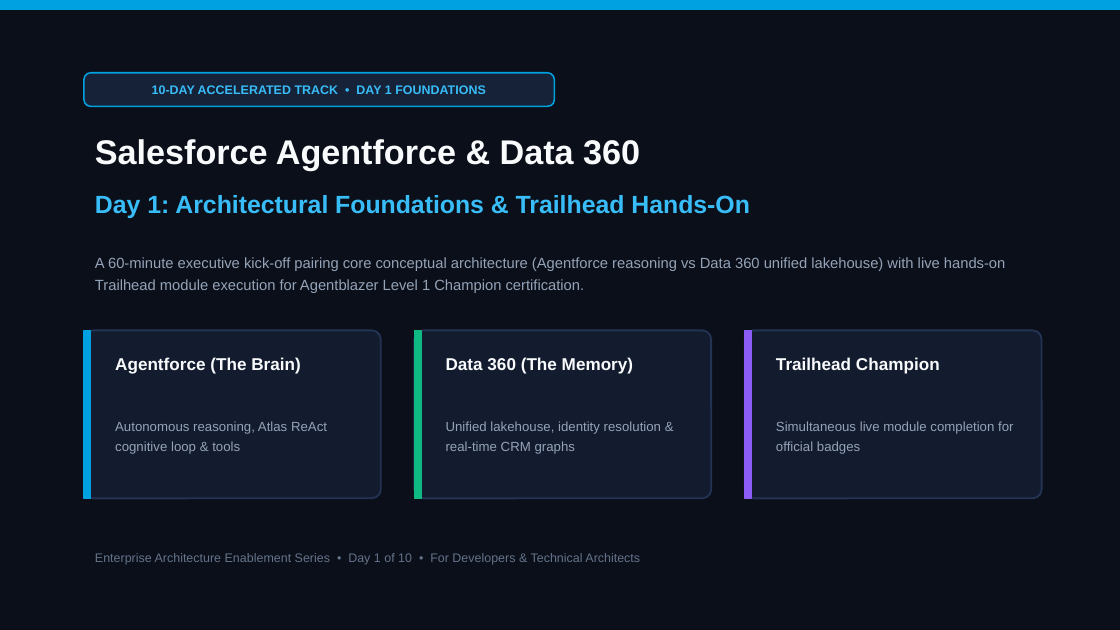
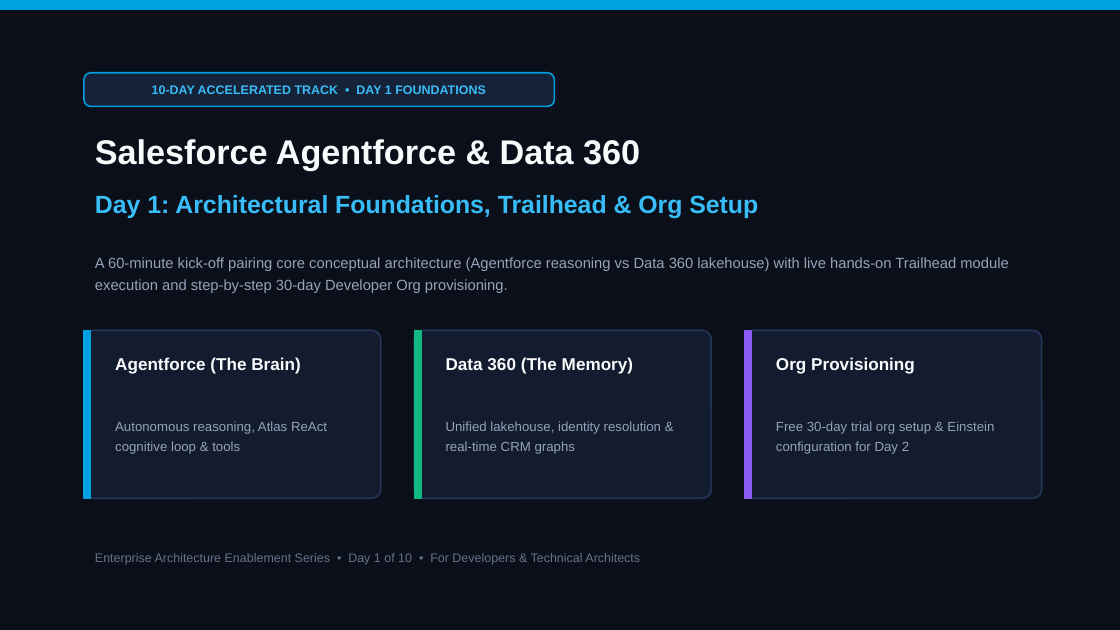
Before and after one commit to MohnishTak2725/agentforce-data360-workbench, a slide deck: slide 1 of Day-1-Atlas-Reasoning-Engine.pptx. Drawn at 1120x630 pixels with LibreOffice and Linux fonts; fonts in the diff are those of the drawing. Boxes give left, top, right and bottom in pixels: in the first picture for what was removed or moved away, otherwise in the second. Text is boxed around its words. In the diff, an @@ line names an element or a change of style, - is before the commit and + after.

```diff
--- a/Day-1-Atlas-Reasoning-Engine.pptx
+++ b/Day-1-Atlas-Reasoning-Engine.pptx
@@ text at [95, 195, 758, 219]: text changed @@
-Day 1: Architectural Foundations & Trailhead Hands-On
+Day 1: Architectural Foundations, Trailhead & Org Setup
@@ text at [95, 257, 1008, 293]: text changed @@
-A 60-minute executive kick-off pairing core conceptual architecture (Agentforce reasoning vs Data 360 unified lakehouse) with live hands-on Trailhead module execution for Agentblazer Level 1 Champion certification.
+A 60-minute kick-off pairing core conceptual architecture (Agentforce reasoning vs Data 360 lakehouse) with live hands-on Trailhead module execution and step-by-step 30-day Developer Org provisioning.
@@ text at [776, 357, 915, 374]: text changed @@
-Trailhead Champion
+Org Provisioning
@@ text at [776, 421, 994, 454]: text changed @@
-Simultaneous live module completion for official badges
+Free 30-day trial org setup & Einstein configuration for Day 2
```
Also in this commit, not shown: 9 other slides changed, 1 slide added.
